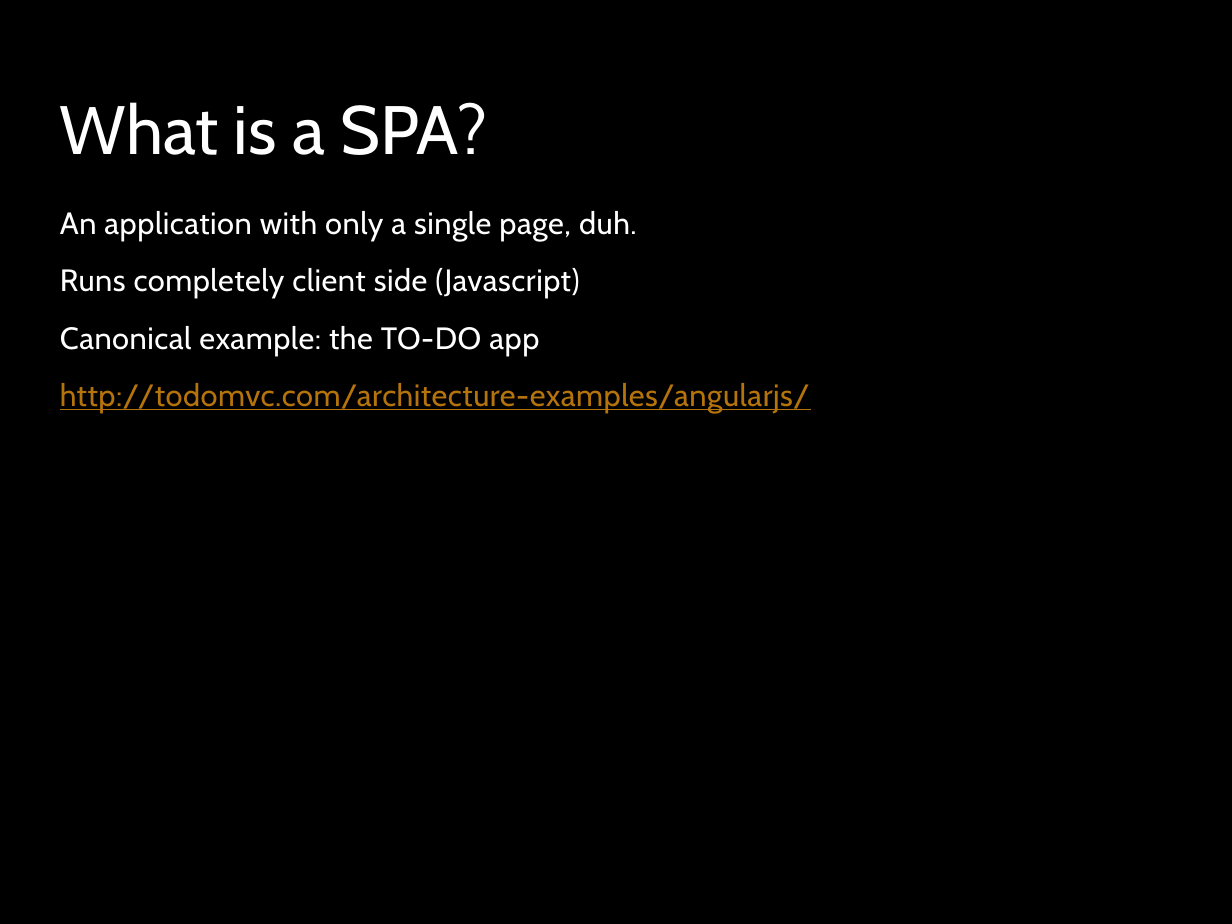
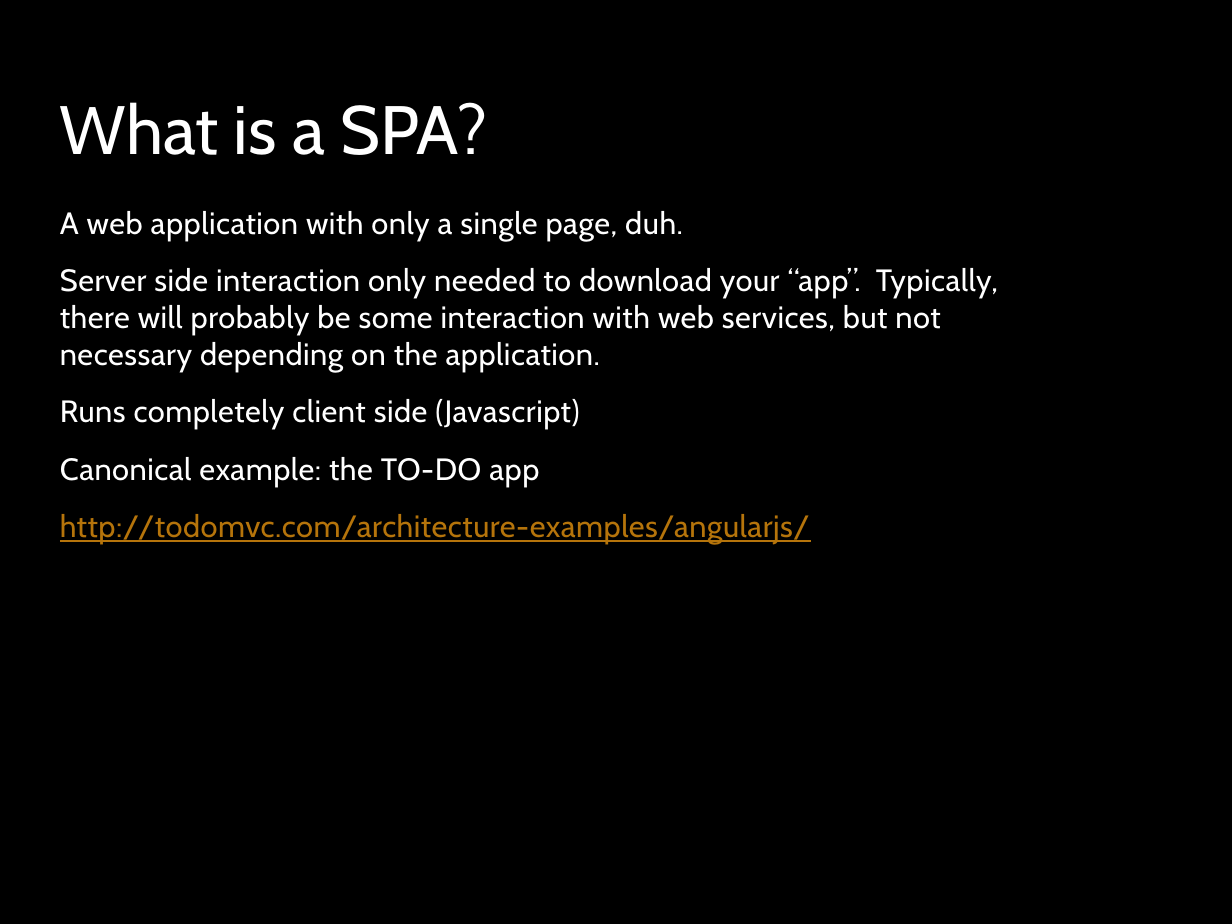
Before and after one commit to kevinkemp/Presentations, a slide deck: slide 4 of angularjs/AngularJS.pptx (slide 3 before the commit). Drawn at 1232x924 pixels with LibreOffice and Linux fonts; fonts in the diff are those of the drawing; background and template pictures are left out. Boxes give left, top, right and bottom in pixels: in the first picture for what was removed or moved away, otherwise in the second. Text is boxed around its words. In the diff, an @@ line names an element or a change of style, - is before the commit and + after.

```diff
--- a/angularjs/AngularJS.pptx
+++ b/angularjs/AngularJS.pptx
@@ text at [60,211,998,372]: text changed @@
-An application with only a single page, duh.
+A web application with only a single page, duh.
+Server side interaction only needed to download your “app”. Typically, there will probably be some interaction with web services, but not necessary depending on the application.
```
Also in this commit, not shown: 7 other slides changed, 1 slide added.
